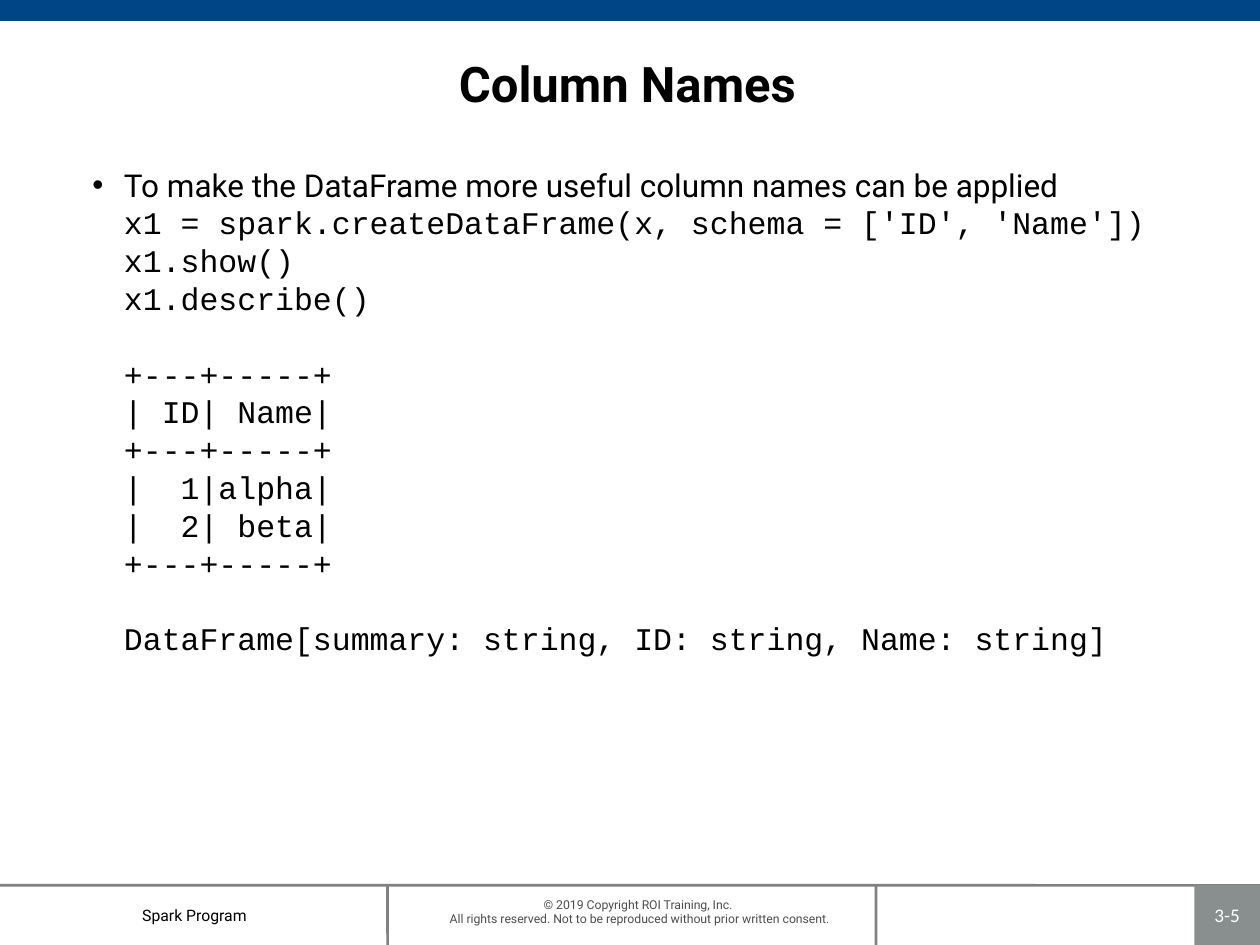
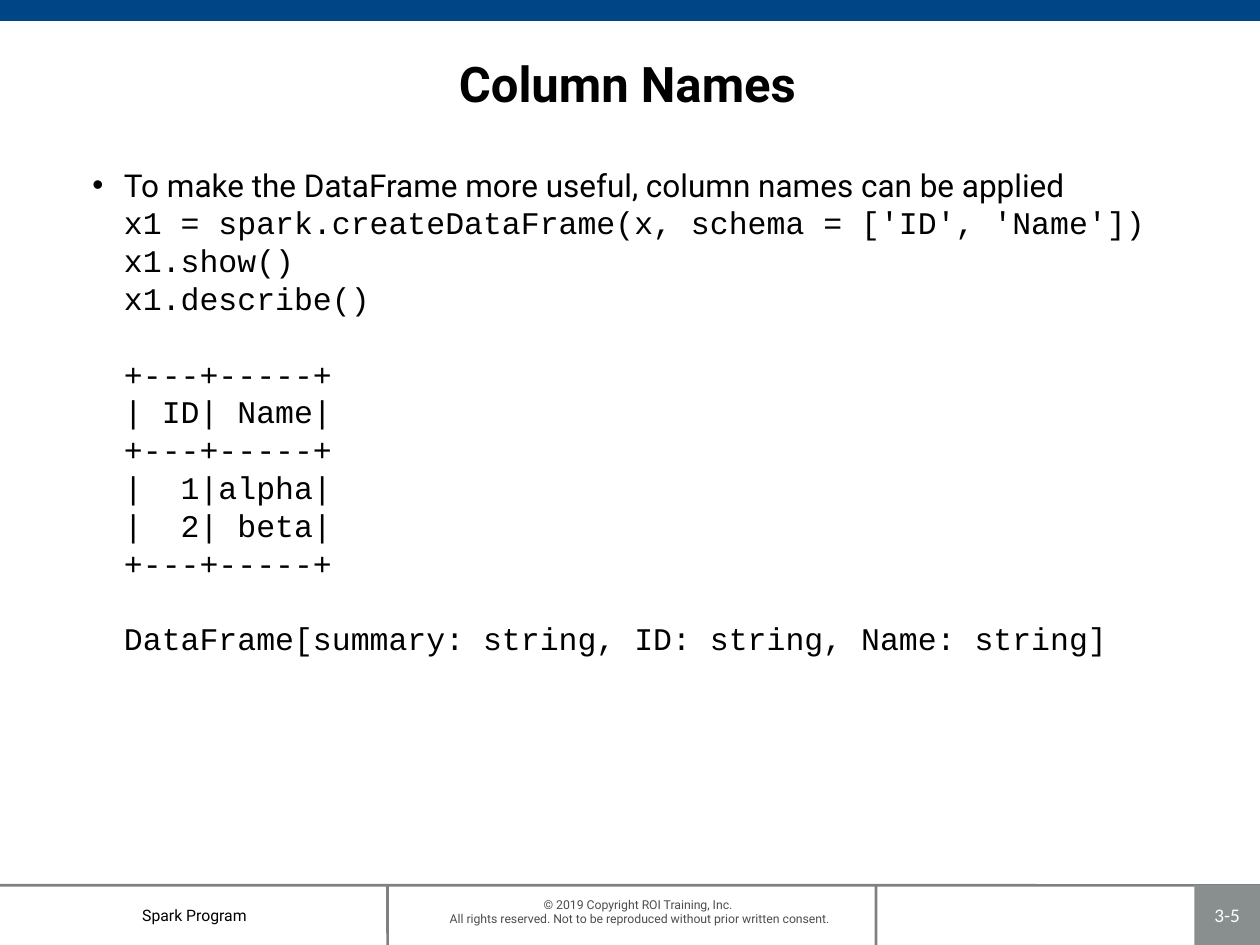
Before and after one commit to roitraining/SparkProgram, a slide deck: slide 5 of Day2/Ch03_DataFrames.pptx. Drawn at 1260x945 pixels with LibreOffice and Linux fonts; fonts in the diff are those of the drawing; background and template pictures are left out. Boxes give left, top, right and bottom in pixels: in the first picture for what was removed or moved away, otherwise in the second. Text is boxed around its words. In the diff, an @@ line names an element or a change of style, - is before the commit and + after.

```diff
--- a/Day2/Ch03_DataFrames.pptx
+++ b/Day2/Ch03_DataFrames.pptx
@@ text at (x1=124, y1=173, x2=1144, y2=657): text changed @@
-• To make the DataFrame more useful column names can be applied
-  x1 = spark.createDataFrame(x, schema = ['ID', 'Name'])
-  x1.show()
-  x1.describe()
-  +---+-----+
-  | ID| Name|
-  +---+-----+
-  | 1|alpha|
-  | 2| beta|
-  +---+-----+
-  DataFrame[summary: string, ID: string, Name: string]
+• To make the DataFrame more useful, column names can be applied
+  x1 = spark.createDataFrame(x, schema = ['ID', 'Name'])
+  x1.show()
+  x1.describe()
+  +---+-----+
+  | ID| Name|
+  +---+-----+
+  | 1|alpha|
+  | 2| beta|
+  +---+-----+
+  DataFrame[summary: string, ID: string, Name: string]
```
Also in this commit, not shown: 13 other slides changed, 1 other file.
